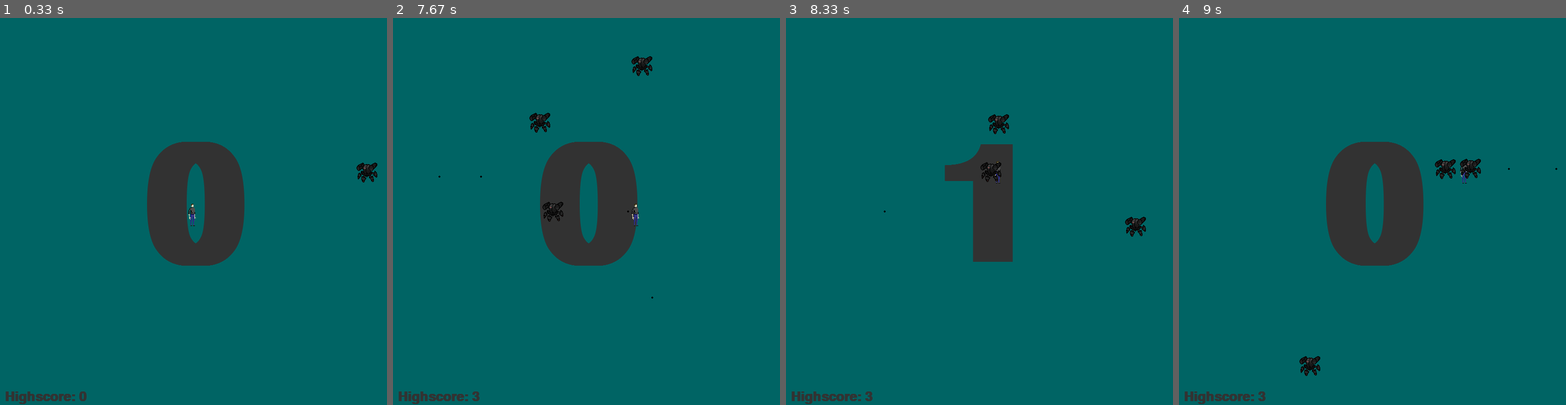
Above: before the commit, frames 1-4 (left to right).
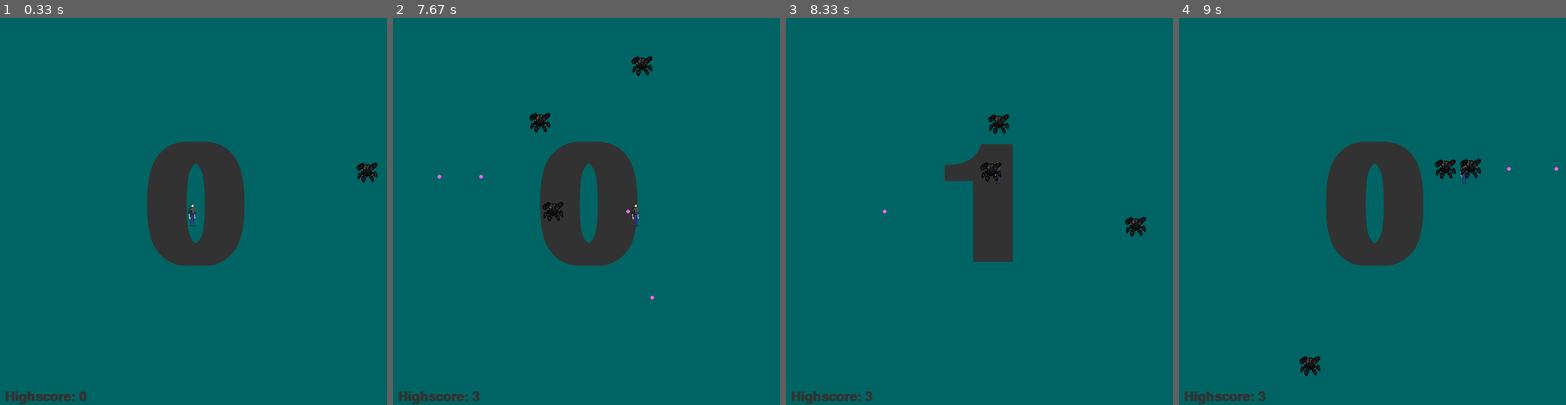
Above: after the commit, the same moments.

Repository: MitrB/PygameYeet
Game: pygame game, started from Master of none/gamebody.py
Same seed, same stepped clock (60 frames per second), same inputs: the game is played once before the commit and once after it.
Inputs:
- Up to frame 1 (0.33 s): no input
- Up to frame 2 (7.67 s): tap Space at 0.33, 0.73, 1.03, 1.23, 1.57, 1.87, 2.07, 2.37, 2.63, 2.97, 3.27, 3.4, 3.8, 4.1, 4.47, 4.87, 5.17, 5.37, 5.67, 5.87, 6.2, 6.5, 6.7, 7, 7.27, 7.6 s; hold Right 0.67-1.13 s; hold Up 1.17-1.47 s; hold Right 1.5-1.97 s; hold Left 2-2.53 s; hold Down 2.57-2.87 s; hold Left 2.9-3.3 s; hold Up 3.33-3.7 s; hold Right 3.73-4.37 s; hold Down 4.4-4.77 s; hold Left 4.8-5.27 s; hold Right 5.3-5.77 s; hold Up 5.8-6.1 s; hold Right 6.13-6.6 s; hold Left 6.63-7.17 s; hold Down 7.2-7.5 s; hold Left from 7.53 s (still down)
- Up to frame 3 (8.33 s): tap Space at 7.9, 8.03 s; release Left at 7.93 s; hold Up from 7.97 s (still down)
- Up to frame 4 (9 s): release Up at 8.33 s; hold Right from 8.37 s (still down); tap Space at 8.43, 8.73 s

Frame 1 is identical in both runs. In frame 2, less than 0.1% of the frame differs, in the area x 11-68%, y 40-73%; in frame 3, less than 0.1%; in frame 4, less than 0.1%.

Commit message:
tuning bullet colour and filenames

Diff:
--- a/Master of none/main.py
+++ b/Master of none/gamebody.py
@@ -17,7 +17,11 @@
 guy = pygame.image.load("Guy.png")
 robot = pygame.image.load("hitter.png")
 clock = pygame.time.Clock()
-
+fps = 60
+proj_max = 10
+enem_max = 5
+proj_cld = 15
+enem_cld = 40
 # sprites init:
 character = pl.player(window[0]//2 - 32, window[1]//2 - 32)
 projectiles = []
@@ -46,7 +50,7 @@
     # Updating the cooldown of the shoot-mechanism
     if character.shoot_cooldown > 0:
         character.shoot_cooldown += 1
-    if character.shoot_cooldown == 15:
+    if character.shoot_cooldown == proj_cld:
         character.shoot_cooldown = 0
 
     key = pygame.key.get_pressed()
@@ -102,9 +106,9 @@
                 diry = 1
             if character.last == "up":
                 diry = -1
-        if len(projectiles) < 10:
+        if len(projectiles) < proj_max:
             projectiles.append(cl.projectile(round(character.x + character.width//2), \
-            round(character.y + character.height//2), 2, (0,0,0), dirx, diry))
+            round(character.y + character.height//2), 4, (255,100,255), dirx, diry))
 
             character.shoot_cooldown = 1
 
@@ -114,10 +118,10 @@
     # enemy spawn cooldown
     if character.enemy_cd > 0:
         character.enemy_cd += 1
-    if character.enemy_cd == 40:
+    if character.enemy_cd == enem_cld:
         character.enemy_cd = 0
 
-    if character.enemy_cd == 0 and len(enemies) < 5 :
+    if character.enemy_cd == 0 and len(enemies) < enem_max :
         rand_cord = rnd.choice(spawn_coord_enemy)
         enemies.append(cl.enemy(rand_cord[0], rand_cord[1]))
 
@@ -126,7 +130,7 @@
 # main game loop
 run = True
 while run:
-    clock.tick(60)
+    clock.tick(fps)
 
     # enemy hit
     for proj in projectiles:
Empty file added: Master of none/gamestartmenu.py
Not shown, changed: Master of none/player.pyc
